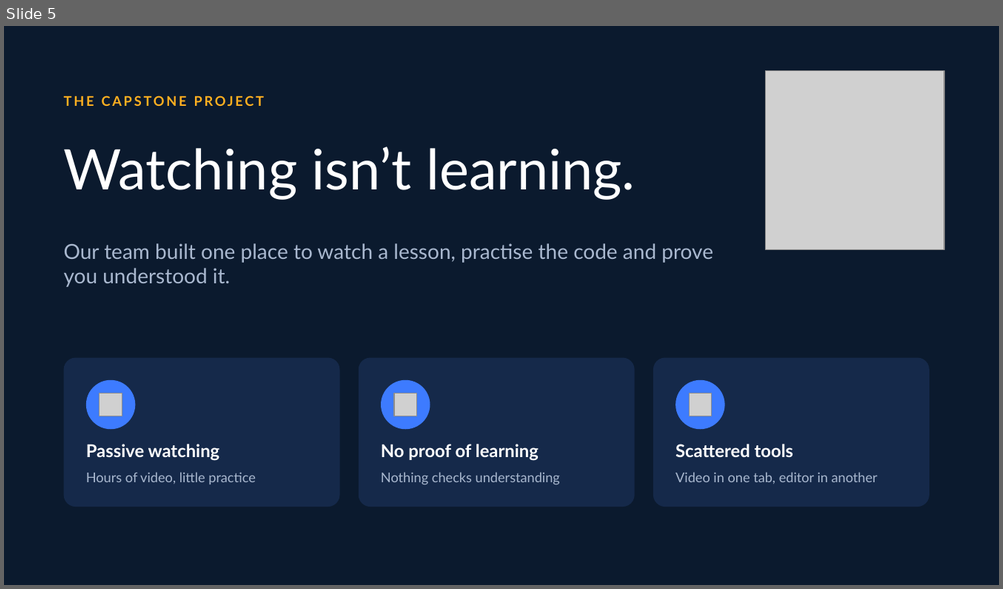
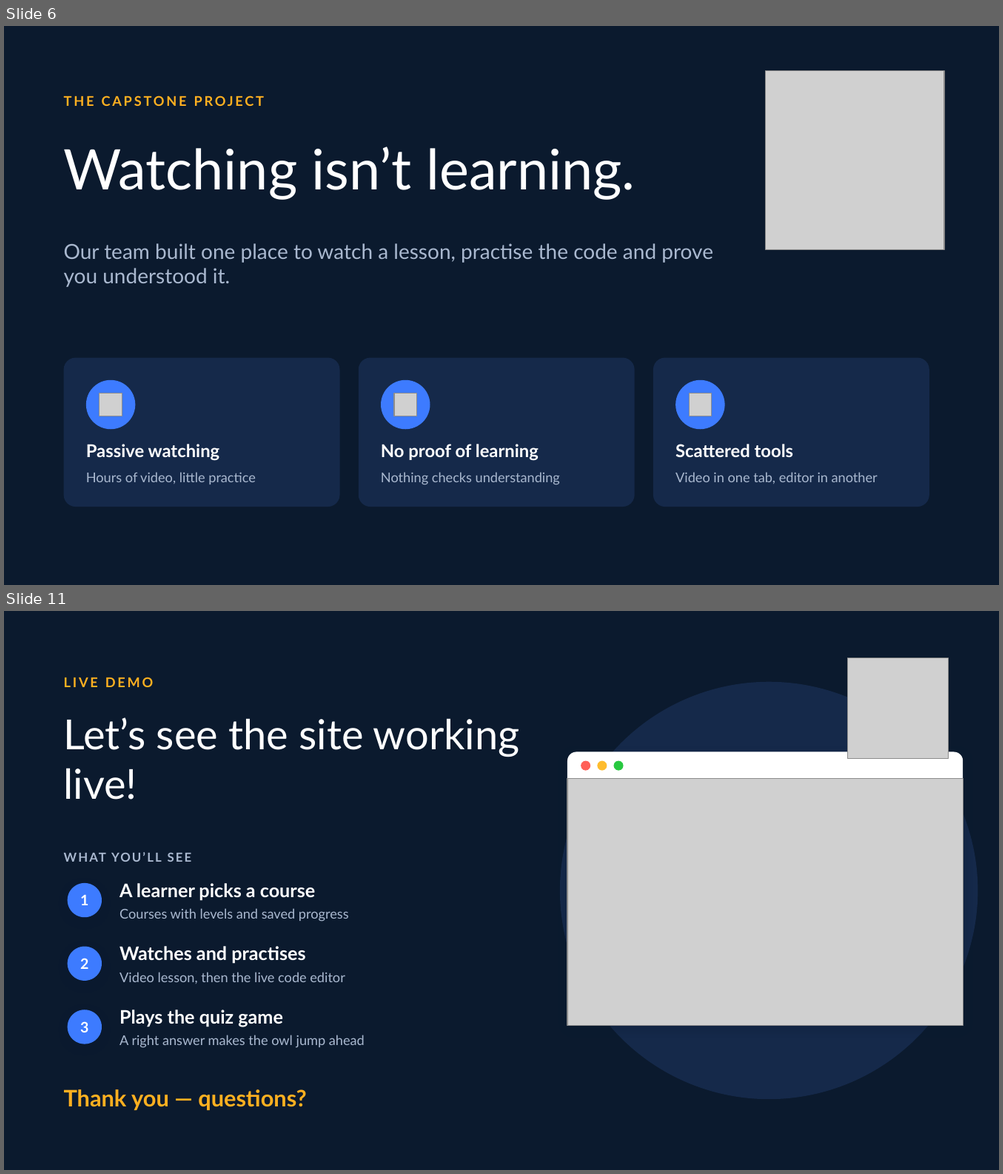
Before and after one commit to Saif-eldin-Ahmed-Helmy/Interactive-Learning-Platform, a slide deck: output/discussion/Saif-DEPI-Discussion.pptx. Shown one above the other, each under a label of ours: slide 5 before the commit, slides 6 and 11 after it; the slides between them are not shown. The pictures are 1003x589 and 1003x1174 pixels, drawn with LibreOffice and Linux fonts; fonts in the diff are those of the drawing; grey boxes stand for pictures. Boxes give left, top, right and bottom in pixels: in the first picture for what was removed or moved away, otherwise in the second. Text is boxed around its words. In the diff, an @@ line names an element or a change of style, - is before the commit and + after.

```diff
--- a/output/discussion/Saif-DEPI-Discussion.pptx
+++ b/output/discussion/Saif-DEPI-Discussion.pptx
@@ slide 11 added at <box>4,611,999,1170</box>, background #0B1A2E @@
@@ text added at <box>64,677,153,687</box>, 13 pt, text #FFB020, bold @@
+LIVE DEMO
@@ picture added at <box>847,658,948,759</box> @@
@@ ellipse added at <box>560,682,978,1099</box>, fill #15294A @@
@@ text added at <box>64,718,520,800</box>, 40 pt, text #FFFFFF @@
+Let’s see the site working live!
@@ rounded rectangle added at <box>567,752,963,1026</box>, fill #FFFFFF @@
@@ ellipse added at <box>580,761,590,771</box>, fill #FF5F57 @@
@@ ellipse added at <box>597,761,607,771</box>, fill #FEBC2E @@
@@ ellipse added at <box>614,761,623,771</box>, fill #28C840 @@
@@ picture added at <box>567,779,963,1026</box> @@
@@ text added at <box>64,850,512,872</box>, 12 pt, text #A9B8CF, bold @@
+WHAT YOU’LL SEE
@@ ellipse added at <box>68,883,102,917</box>, fill #3D7BFF @@
@@ text added at <box>80,895,88,906</box>, 14 pt, text #FFFFFF, bold @@
+1
@@ text added at <box>119,883,315,900</box>, 18 pt, text #FFFFFF, bold @@
+A learner picks a course
@@ text added at <box>119,908,349,922</box>, 13 pt, text #A9B8CF @@
+Courses with levels and saved progress
@@ ellipse added at <box>68,947,102,981</box>, fill #3D7BFF @@
@@ text added at <box>80,958,88,969</box>, 14 pt, text #FFFFFF, bold @@
+2
@@ text added at <box>119,946,305,964</box>, 18 pt, text #FFFFFF, bold @@
+Watches and practises
@@ text added at <box>119,972,345,984</box>, 13 pt, text #A9B8CF @@
+Video lesson, then the live code editor
@@ ellipse added at <box>68,1010,102,1045</box>, fill #3D7BFF @@
@@ text added at <box>119,1010,283,1028</box>, 18 pt, text #FFFFFF, bold @@
+Plays the quiz game
@@ text added at <box>80,1022,88,1033</box>, 14 pt, text #FFFFFF, bold @@
+3
@@ text added at <box>119,1035,364,1048</box>, 13 pt, text #A9B8CF @@
+A right answer makes the owl jump ahead
@@ text added at <box>64,1090,307,1111</box>, 22 pt, text #FFB020, bold @@
+Thank you — questions?
@@ what was slide 5 is now slide 6 @@
```
Also in this commit, not shown: 4 slides changed, 3 other slides added, 3 slides removed, 10 other files.
